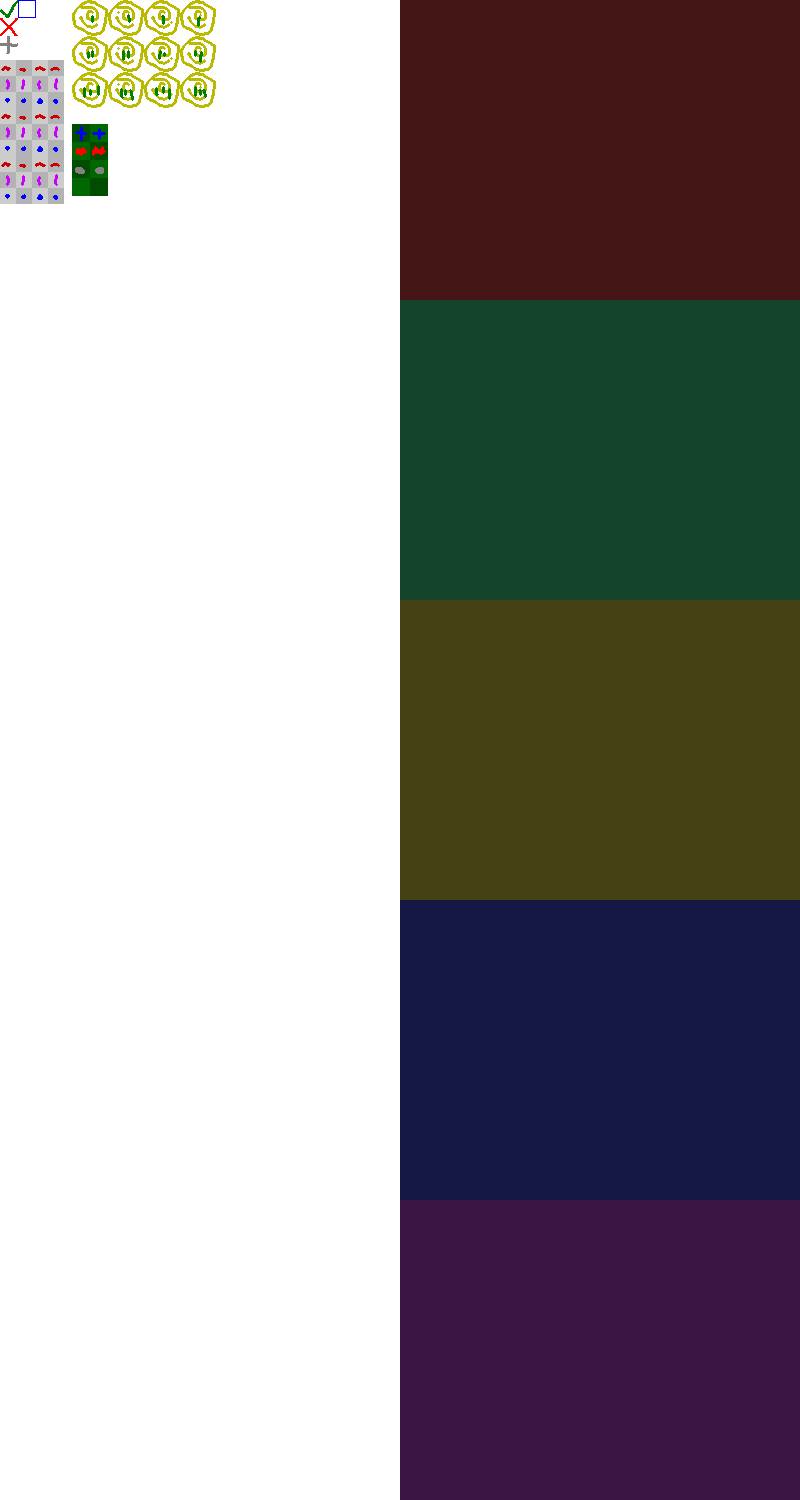
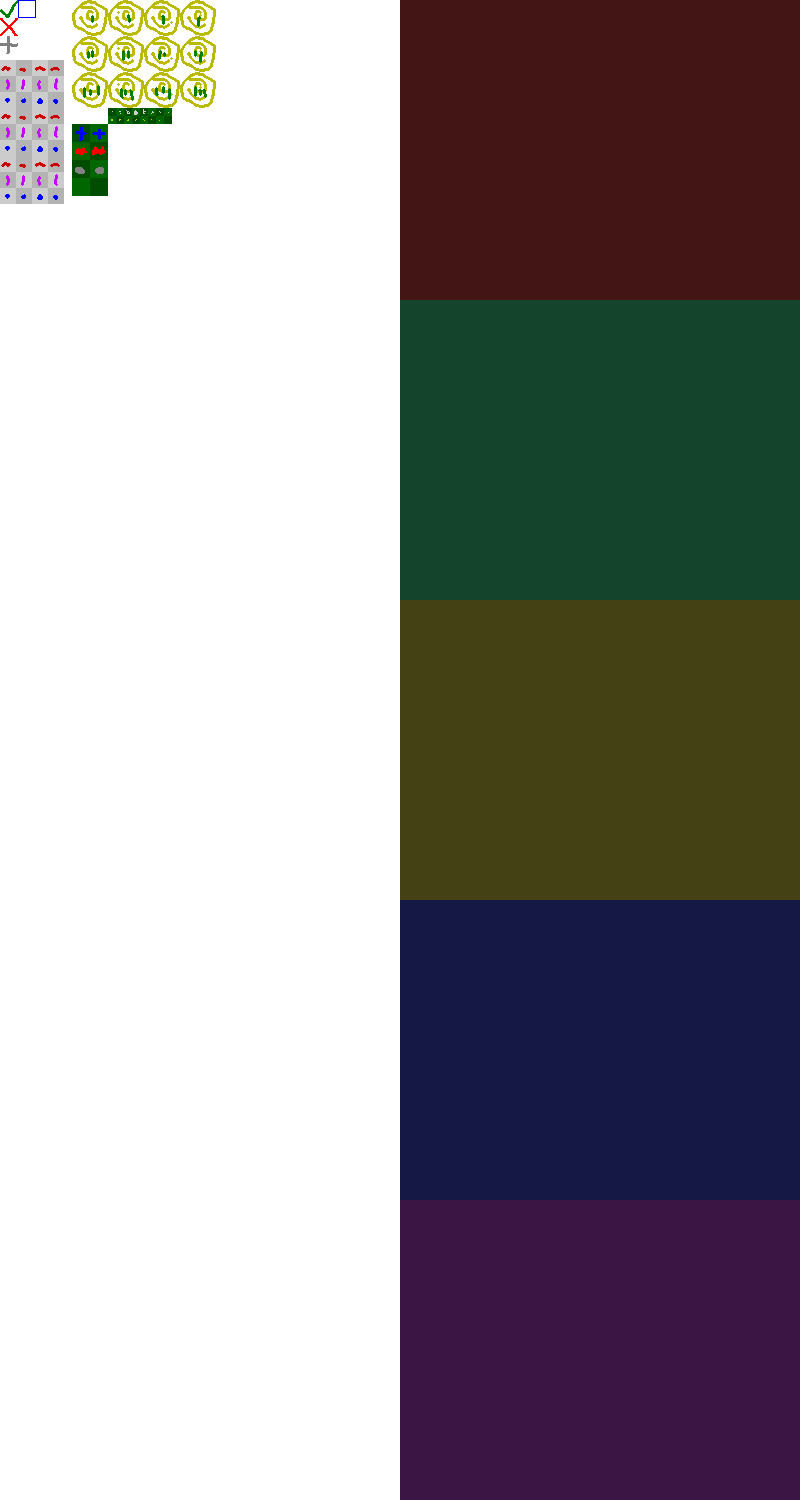
Layer changes from the first 800x1500 image to the second:
painted on "gfx" over [111, 109, 169, 121]
painted on "helpers" over [108, 108, 172, 124]
